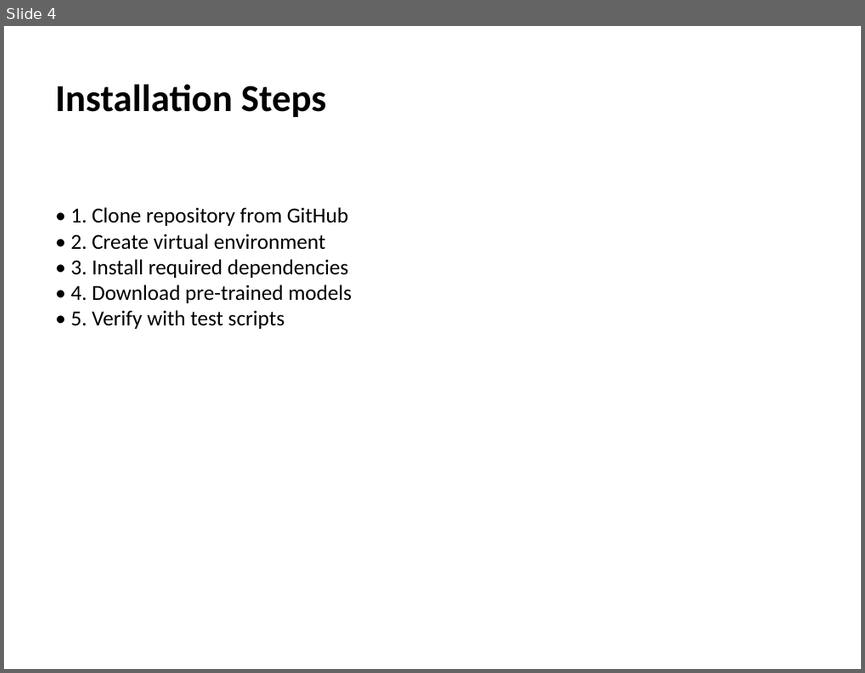
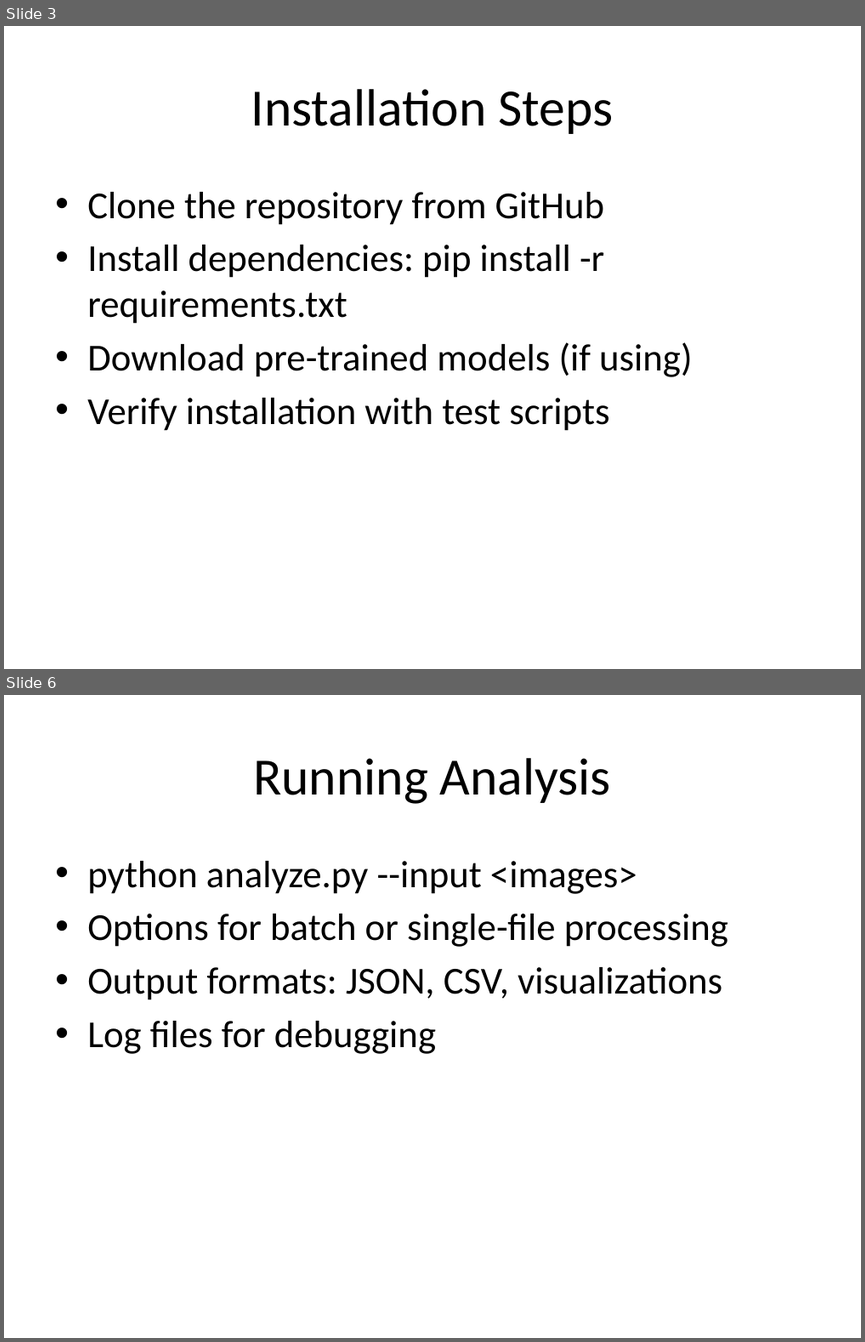
Before and after one commit to RichardScottOZ/powerpoint, a slide deck: examples/comic_analysis_getting_started.pptx. Shown one above the other, each under a label of ours: slide 4 before the commit, slides 3 and 6 after it; the slides between them are not shown. The pictures are 865x673 and 865x1342 pixels, drawn with LibreOffice and Linux fonts; fonts in the diff are those of the drawing. Boxes give left, top, right and bottom in pixels: in the first picture for what was removed or moved away, otherwise in the second. Text is boxed around its words. In the diff, an @@ line names an element or a change of style, - is before the commit and + after.

```diff
--- a/examples/comic_analysis_getting_started.pptx
+++ b/examples/comic_analysis_getting_started.pptx
@@ slide 6 added at (4,695,861,1338), background #FFFFFF @@
@@ title added at (253,758,611,804), 44 pt, text #000000 @@
+Running Analysis
@@ text added at (87,861,728,1054), 32 pt, text #000000 @@
+• python analyze.py --input <images>
+• Options for batch or single-file processing
+• Output formats: JSON, CSV, visualizations
+• Log files for debugging
@@ what was slide 4 is now slide 3 @@
@@ slide 3 changed as well @@
@@ title "Installation Steps": place and size @@
-title "Installation Steps" at (55,84,326,117)
+title "Installation Steps" at (251,89,613,134)
@@ title "Installation Steps" at (251,89,613,134): size 32 to 44 pt, bold off; alignment left to centre; vertical alignment top to middle @@
@@ text at (87,192,692,431): text changed; size 18 to 32 pt @@
-• 1. Clone repository from GitHub
-• 2. Create virtual environment
-• 3. Install required dependencies
-• 4. Download pre-trained models
-• 5. Verify with test scripts
+• Clone the repository from GitHub
+• Install dependencies: pip install -r requirements.txt
+• Download pre-trained models (if using)
+• Verify installation with test scripts
```
Also in this commit, not shown: 2 other slides changed, 3 other slides added, 3 slides removed, 16 other files.
